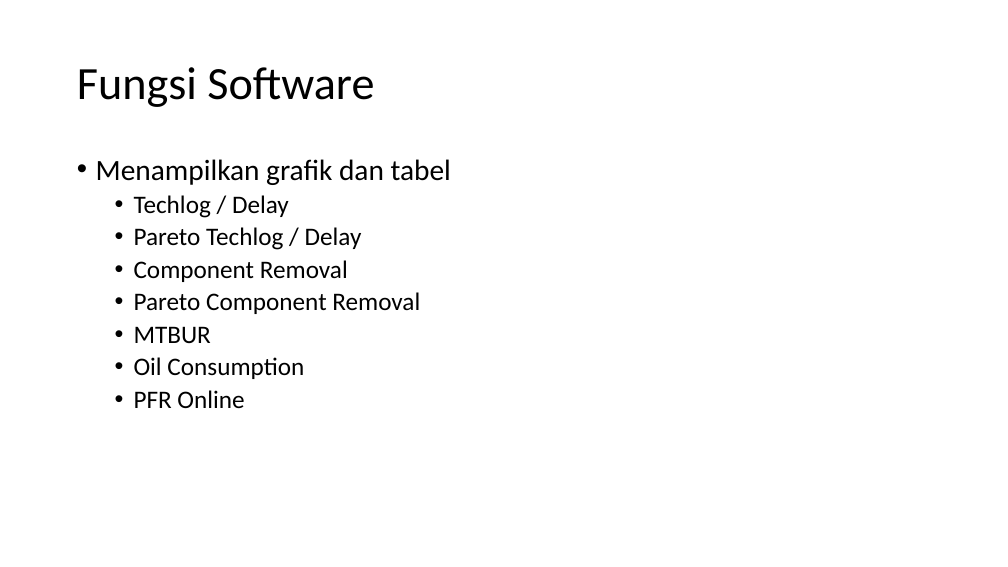
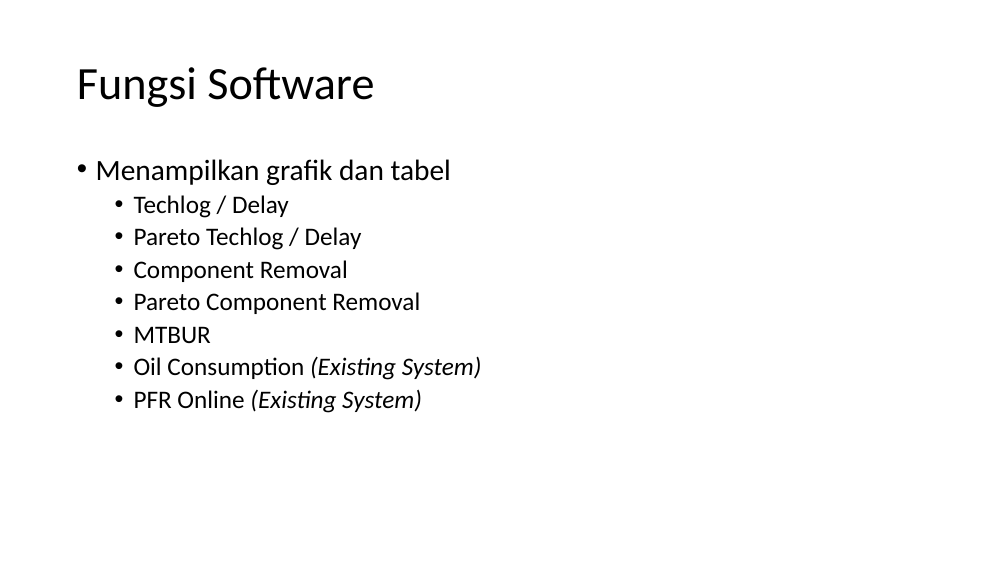
Before and after one commit to 4erka/GMF, a slide deck: slide 5 of Dokumen/ppt+kp.pptx. Drawn at 1008x567 pixels with LibreOffice and Linux fonts; fonts in the diff are those of the drawing. Boxes give left, top, right and bottom in pixels: in the first picture for what was removed or moved away, otherwise in the second. Text is boxed around its words. In the diff, an @@ line names an element or a change of style, - is before the commit and + after.

```diff
--- a/Dokumen/ppt+kp.pptx
+++ b/Dokumen/ppt+kp.pptx
@@ text at box(134, 356, 482, 413): text changed; italic on @@
-  • Oil Consumption
-  • PFR Online
+  • Oil Consumption (Existing System)
+  • PFR Online (Existing System)
```
Also in this commit, not shown: 1 other slide changed, 3 other files.
